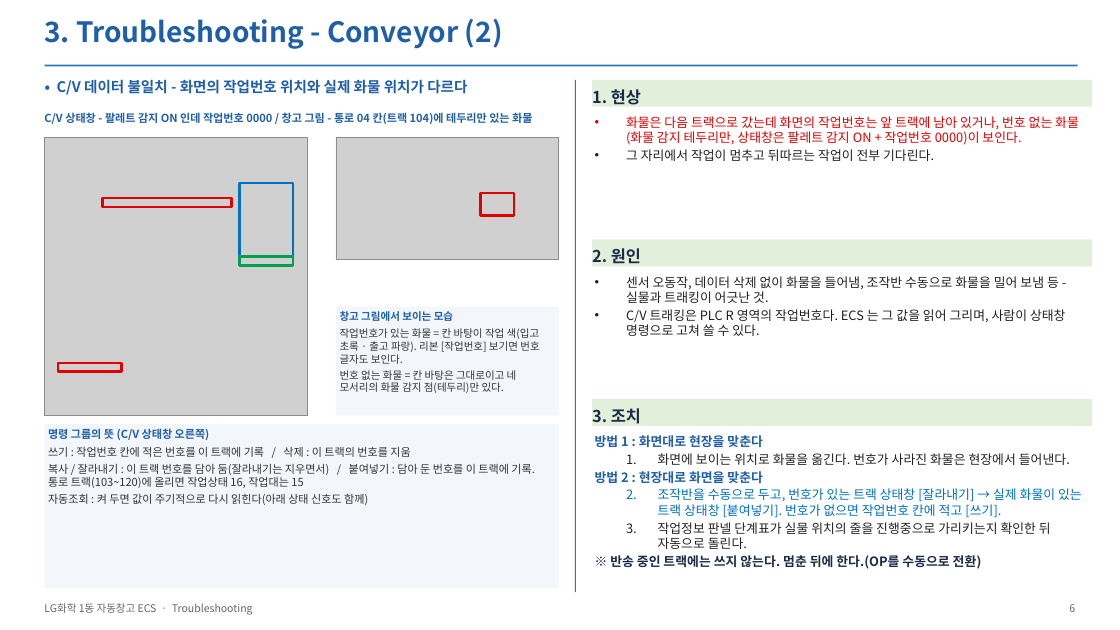
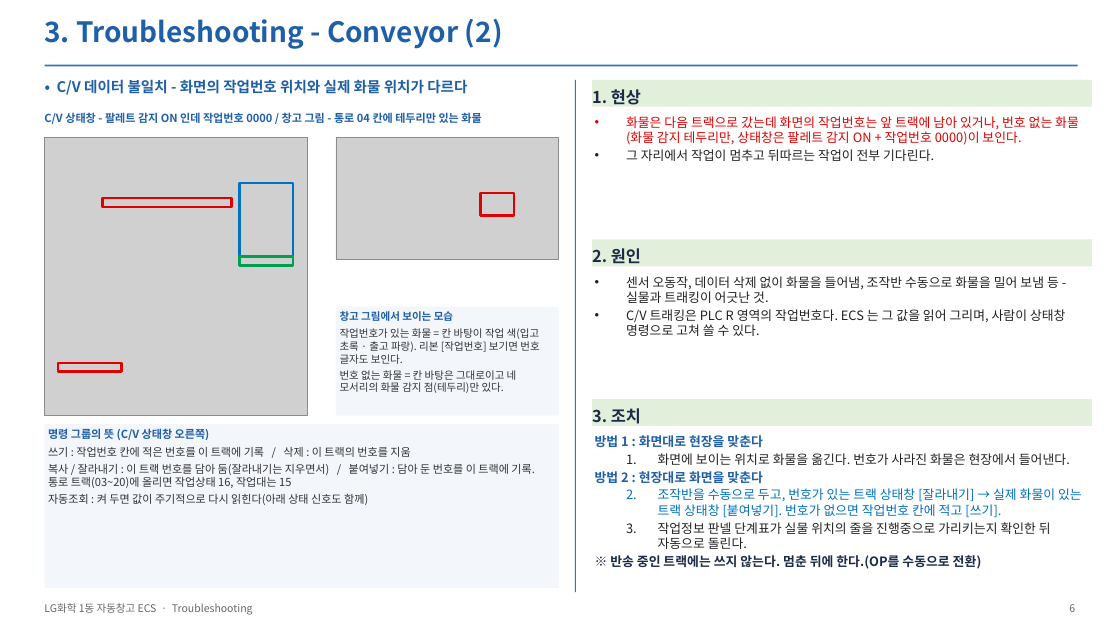
Before and after one commit to yeorijby-coder/LGLS_ALL, a slide deck: slide 6 of docs/산출물_20261110/05_ECS_Troubleshooting_1107.pptx. Drawn at 1120x630 pixels with LibreOffice and Linux fonts; fonts in the diff are those of the drawing; grey boxes stand for pictures. Boxes give left, top, right and bottom in pixels: in the first picture for what was removed or moved away, otherwise in the second. Text is boxed around its words. In the diff, an @@ line names an element or a change of style, - is before the commit and + after.

```diff
--- a/docs/산출물_20261110/05_ECS_Troubleshooting_1107.pptx
+++ b/docs/산출물_20261110/05_ECS_Troubleshooting_1107.pptx
@@ text at (44, 112, 481, 124): text changed @@
-C/V 상태창 - 팔레트 감지 ON 인데 작업번호 0000 / 창고 그림 - 통로 04 칸(트랙 104)에 테두리만 있는 화물
+C/V 상태창 - 팔레트 감지 ON 인데 작업번호 0000 / 창고 그림 - 통로 04 칸에 테두리만 있는 화물
@@ text in rectangle at (48, 464, 534, 488): text changed @@
-복사 / 잘라내기 : 이 트랙 번호를 담아 둠(잘라내기는 지우면서) / 붙여넣기 : 담아 둔 번호를 이 트랙에 기록. 통로 트랙(103~120)에 올리면 작업상태 16, 작업대는 15
+복사 / 잘라내기 : 이 트랙 번호를 담아 둠(잘라내기는 지우면서) / 붙여넣기 : 담아 둔 번호를 이 트랙에 기록. 통로 트랙(03~20)에 올리면 작업상태 16, 작업대는 15
```
Also in this commit, not shown: 6 other slides changed, 1 other file.
